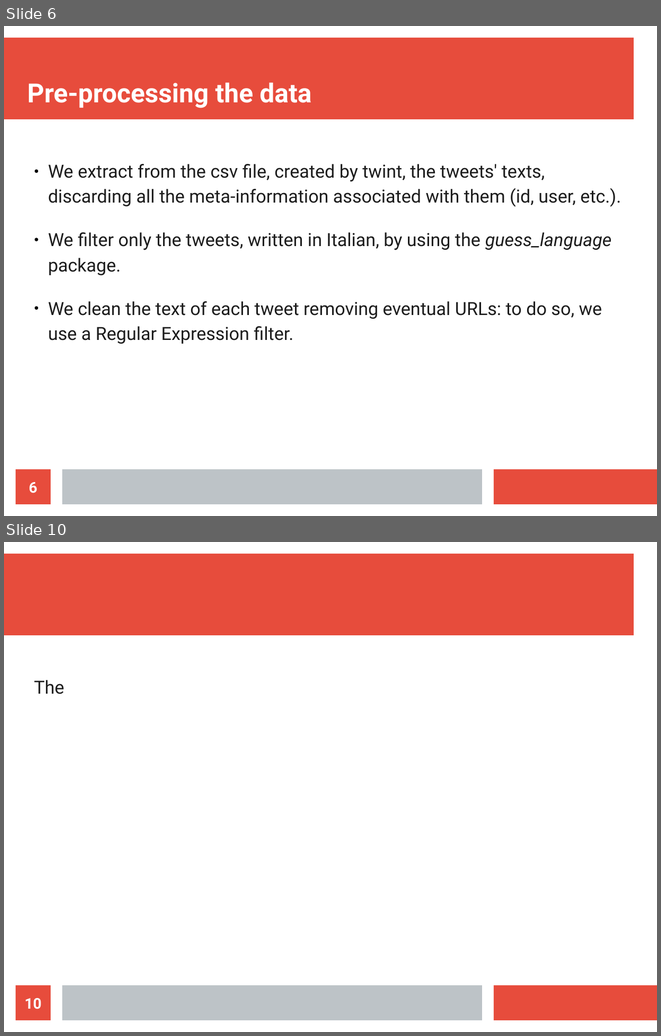
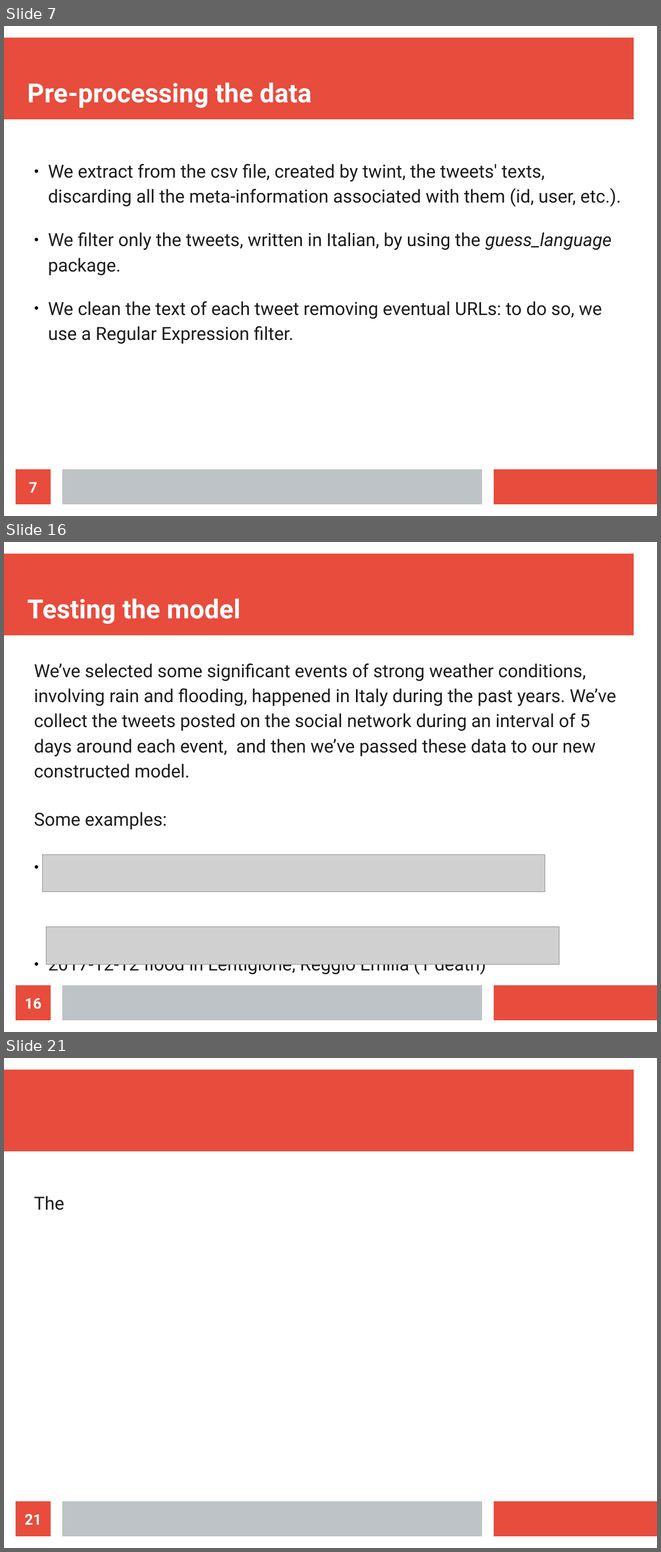
Before and after one commit to MarcoParola/STAD, a slide deck: doc/presentation.odp. Shown one above the other, each under a label of ours: slides 6 and 10 before the commit, slides 7, 16 and 21 after it; the slides between them are not shown. The pictures are 661x1036 and 661x1552 pixels, drawn with LibreOffice and Linux fonts; fonts in the diff are those of the drawing; grey boxes stand for pictures. Boxes give left, top, right and bottom in pixels: in the first picture for what was removed or moved away, otherwise in the second. Text is boxed around its words. In the diff, an @@ line names an element or a change of style, - is before the commit and + after.

```diff
--- a/doc/presentation.odp
+++ b/doc/presentation.odp
@@ slide 16 added at (4,542,657,1032), background #FFFFFF; not listed: 3 template elements that a slide beside it also shows @@
@@ title added at (27,598,240,624), 32 pt, text #FFFFFF, bold @@
+Testing the model
@@ text added at (34,663,616,975), 22 pt, text #1C1C1C @@
+We’ve selected some significant events of strong weather conditions, involving rain and flooding, happened in Italy during the past years. We’ve collect the tweets posted on the social network during an interval of 5 days around each event, and then we’ve passed these data to our new constructed model.
+Some examples:
+● 2011-11-04 flood in Genova (6 deaths)
+● 2017-12-12 flood in Lentigione, Reggio Emilia (1 death)
@@ picture added at (43,855,546,892) @@
@@ picture added at (46,927,559,964) @@
@@ page number added at (16,985,51,1020), fill #E74C3C, 18 pt, text #FFFFFF, bold @@
+16
@@ what was slide 6 is now slide 7 @@
@@ page number at (29,482,37,492): text changed @@
-6
+7
@@ what was slide 10 is now slide 21 @@
@@ page number at (25,1514,42,1524): text changed @@
-10
+21
```
Also in this commit, not shown: 2 slides changed, 12 other slides added, 4 slides removed.
